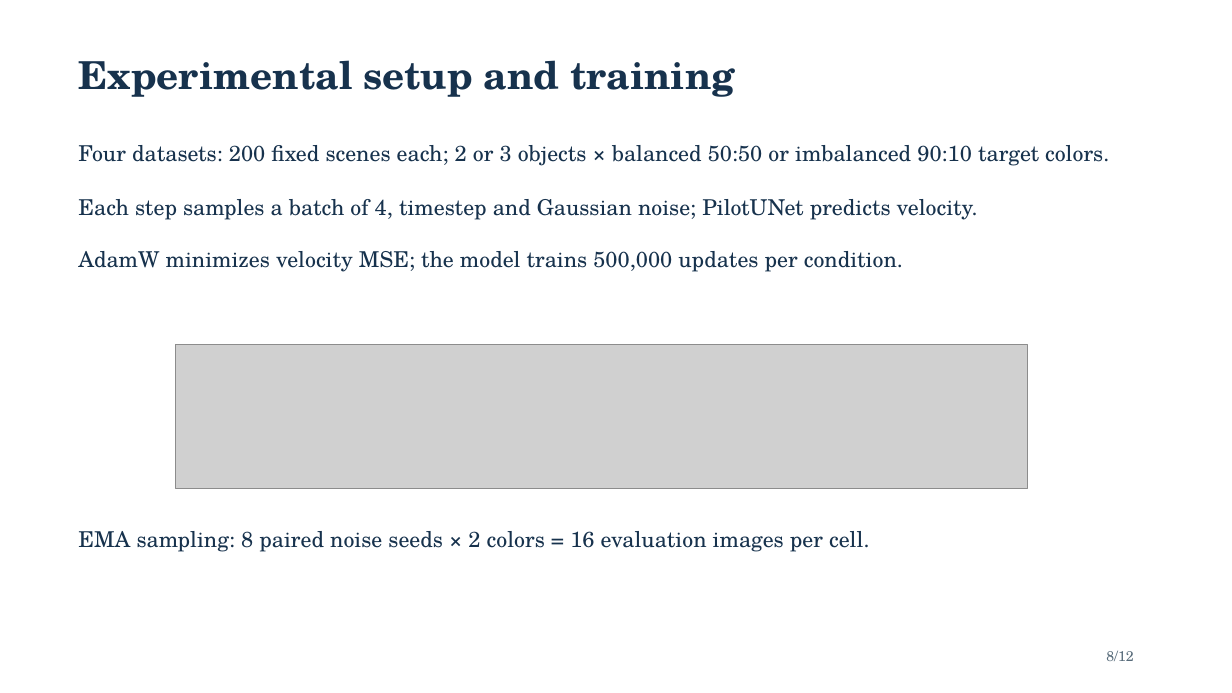
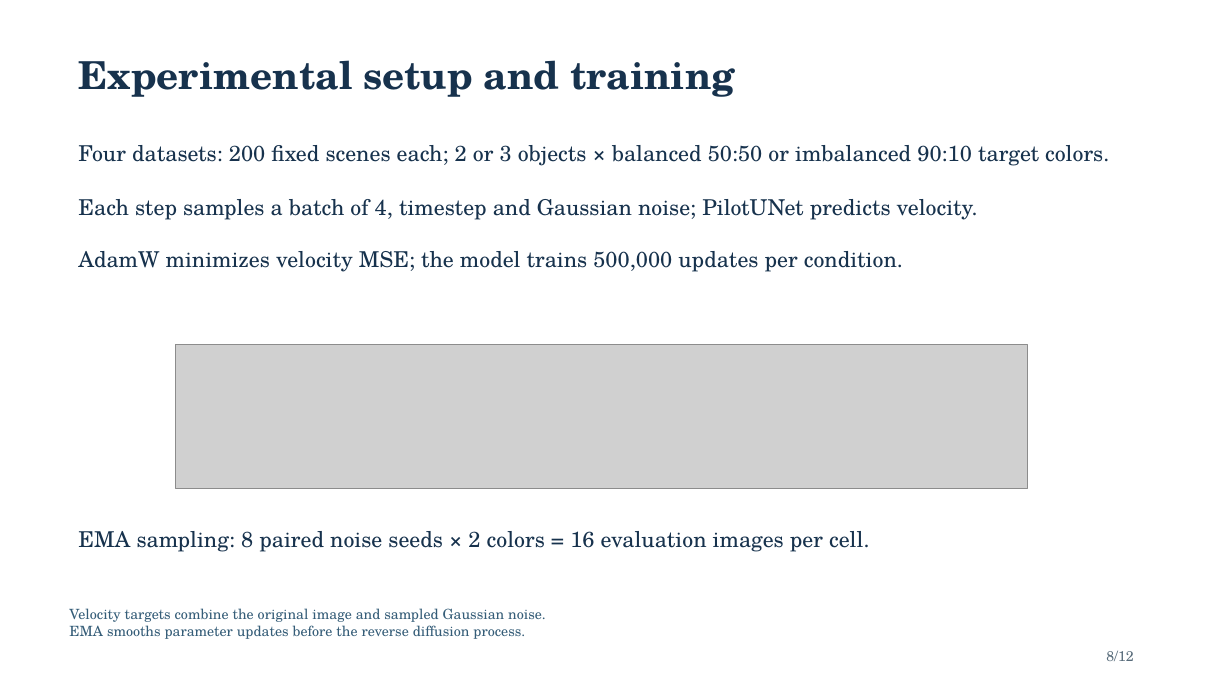
Before and after one commit to Space-Dev0/muadib, a slide deck: slide 8 of presentation/powerpoint/submission-final.pptx. Drawn at 1232x693 pixels with LibreOffice and Linux fonts; fonts in the diff are those of the drawing; grey boxes stand for pictures. Boxes give left, top, right and bottom in pixels: in the first picture for what was removed or moved away, otherwise in the second. Text is boxed around its words. In the diff, an @@ line names an element or a change of style, - is before the commit and + after.

```diff
--- a/presentation/powerpoint/submission-final.pptx
+++ b/presentation/powerpoint/submission-final.pptx
@@ text added at box(69, 608, 546, 639), 11 pt, text #355D78 @@
+Velocity targets combine the original image and sampled Gaussian noise.
+EMA smooths parameter updates before the reverse diffusion process.
```
Also in this commit, not shown: 11 other slides changed, 5 other files.
